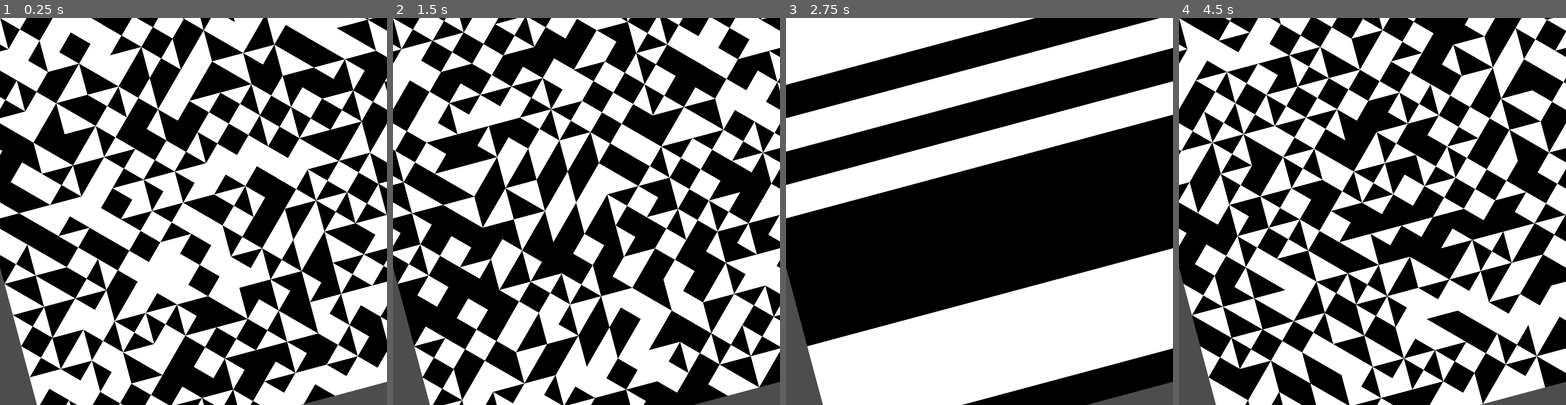
Above: before the commit, frames 1-4 (left to right).
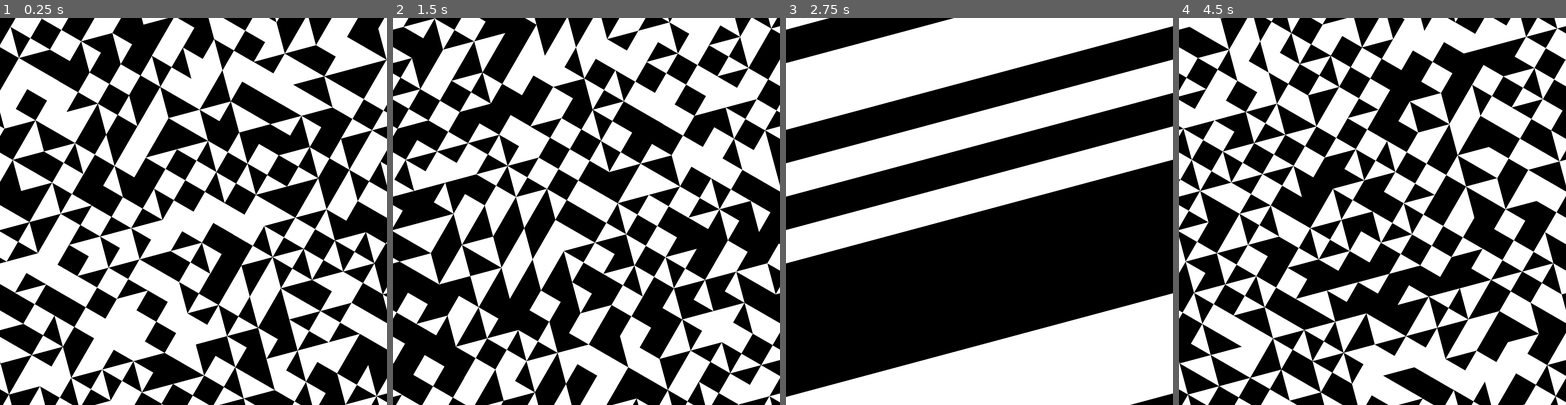
Above: after the commit, the same moments.

Repository: rio-raimundo/Sykora-painting-recreation
Game: Godot game, scene res://scenes/main.tscn
Two runs of this game, one before a commit and one after it. Both use one fixed random seed, a clock stepped at 60 frames per second and the inputs below.
Inputs (mouse positions are in pixels of both pictures, inside the frame that each line leads up to):
- Up to frame 1 (0.25 s): no input
- Up to frame 2 (1.5 s): tap Enter at 0.5 s; move the mouse to (412, 29) at 0.52 s; tap P at 0.6 s; click (412, 29) at 0.67 s; tap Space at 1.25 s; move the mouse to (443, 21) at 1.27 s; hold S from 1.28 s (still down); tap R at 1.35 s; click (443, 21) at 1.42 s
- Up to frame 3 (2.75 s): tap Enter at 2 s; move the mouse to (813, 60) at 2.02 s; release S at 2.03 s; tap H at 2.1 s; click (813, 60) at 2.17 s
- Up to frame 4 (4.5 s): tap Space at 2.75, 4.25 s; move the mouse to (1237, 52) at 2.77 s; tap C at 2.85 s; click (1237, 52) at 2.92 s; tap Enter at 3.5 s; move the mouse to (1268, 45) at 3.52 s; hold S from 3.53 s (still down); tap P at 3.6 s; click (1268, 45) at 3.67 s; move the mouse to (1298, 37) at 4.27 s; tap R at 4.35 s; click (1298, 37) at 4.42 s

The runs differ from the first frame. In frame 1, 53% of the frame differs, in the area x 0-100%, y 0-100%; in frame 2, 55%; in frame 3, 52%; in frame 4, 56%.

Commit message:
Centred everything around (0,0) - need to clean up cell generation

Diff:
--- a/scenes/main.tscn
+++ b/scenes/main.tscn
@@ -7,3 +7,5 @@
 script = ExtResource("1_o5qli")
 
 [node name="GridSquare" parent="." instance=ExtResource("2_0wfyh")]
+
+[node name="Camera2D" type="Camera2D" parent="."]
--- a/scripts/grid.gd
+++ b/scripts/grid.gd
@@ -25,16 +25,17 @@
 var grid_length: float		# length (height and width) of the square grid
 var cell_size: float		# length (height and width) of a single cell
 var centre_point: Vector2	# centre-point of the entire grid
-var grid_squares = []  # array over all squares
+var grid_squares = []  		# array over all squares
 
 # --- MAIN FUNCTIONS ---
 func _ready():
 	# Seed the random seed generator with a unique value
 	self.rotation_degrees = WORLD_ROTATION
 	randomize()
-	_update_viewport()
+	_update_viewport()  # this sets centre point and other screen related things
 
-	# var previous_centres = Vector2()
+	# Points are relative to (0, 0) so they are the same for all squares
+	var points = gen_square_points(Vector2(cell_size, cell_size))
 
 	# Initialise grid_squares object
 	for row in range(N_DRAWN_CELLS):
@@ -43,17 +44,9 @@
 			# Centre position never changes so we can initialise it
 			# We use this to calculate the size of the square
 			var position = Vector2(
-				(col-EXTRA_DRAWN/2)*cell_size + cell_size/2,
-				(row-EXTRA_DRAWN/2)*cell_size + cell_size/2
-			)
-
-			# if col >= 1:
-			# 	if position[0] - previous_centres[0] - cell_size
-
-
-
-			# Generate points RELATIVE to a centre of (0, 0) to pass in
-			var points = gen_square_points(Vector2(cell_size, cell_size))
+				(col)*cell_size + cell_size/2,
+				(row)*cell_size + cell_size/2
+			) - Vector2((cell_size*N_DRAWN_CELLS)/2, (cell_size*N_DRAWN_CELLS)/2)
 
 			# Initialise our grid square scene as a child and call the setup function
 			var instance = GridSquareScene.instantiate()
@@ -148,9 +141,6 @@
 		grid_length = min(win_dim.x, win_dim.y)
 		cell_size = grid_length / N_CELLS
 
-		# Update the buffer and centre
-		centre_point = Vector2(grid_length/2, grid_length/2)
-
 func _draw():
 	_update_viewport()
 
